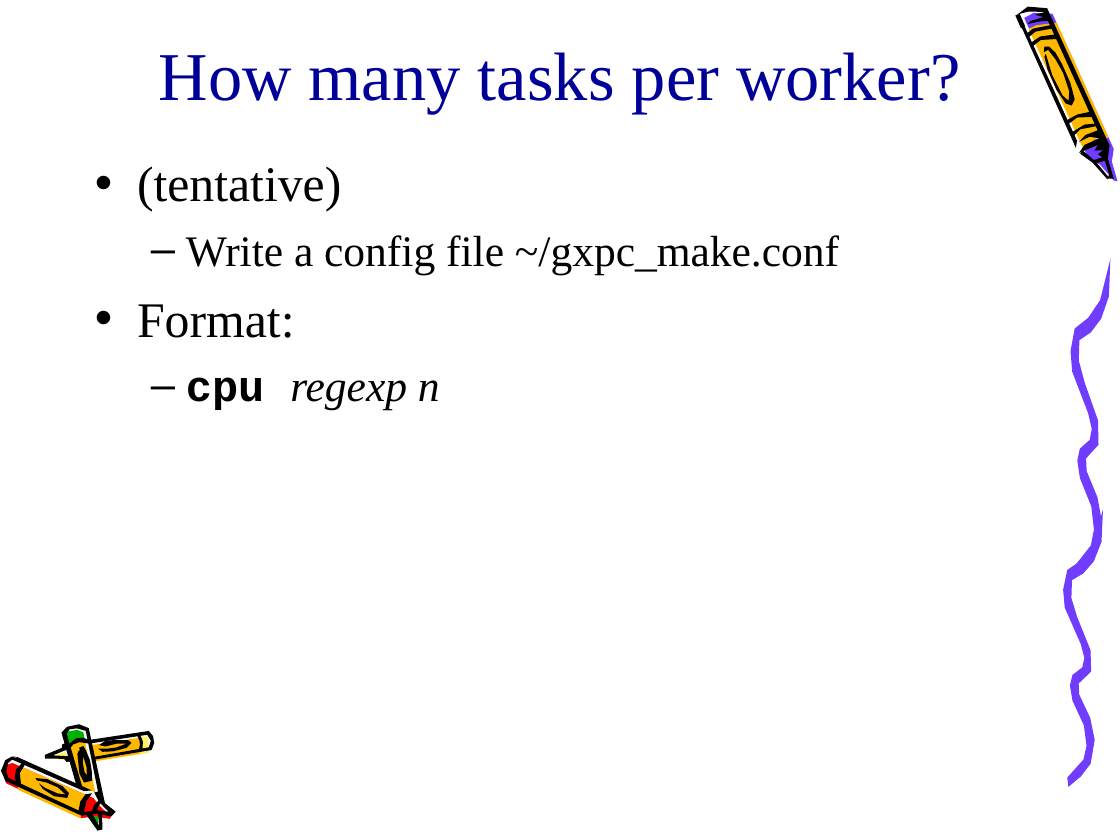
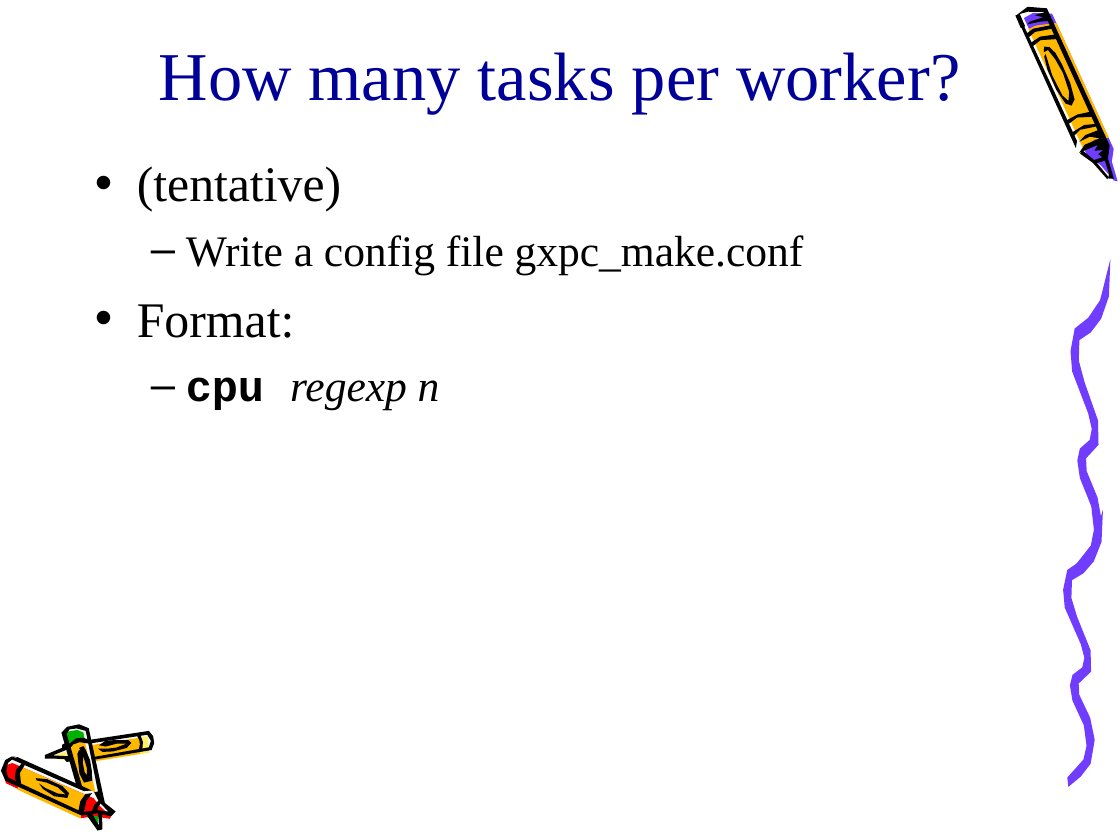
Before and after one commit to eiennohito/gxpc, a slide deck: slide 10 of doc/slides/gxp-make-tutorial.ppt. Drawn at 1120x840 pixels with LibreOffice and Linux fonts; fonts in the diff are those of the drawing. Boxes give left, top, right and bottom in pixels: in the first picture for what was removed or moved away, otherwise in the second. Text is boxed around its words. In the diff, an @@ line names an element or a change of style, - is before the commit and + after.

```diff
--- a/doc/slides/gxp-make-tutorial.ppt
+++ b/doc/slides/gxp-make-tutorial.ppt
@@ text at (186, 235, 804, 275): text changed @@
-  – Write a config file ~/gxpc_make.conf
+  – Write a config file gxpc_make.conf
@@ outline redrawn in 4 elements at (3, 727, 152, 815), (62, 725, 105, 805), (11, 757, 92, 791), (1, 757, 115, 816) @@
```
Also in this commit, not shown: 30 other slides changed, 2 other files.
